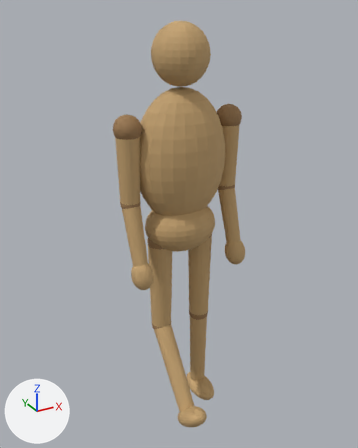
The glTF model assets/models/mannequin.glb as it was, and as the next commit left it.
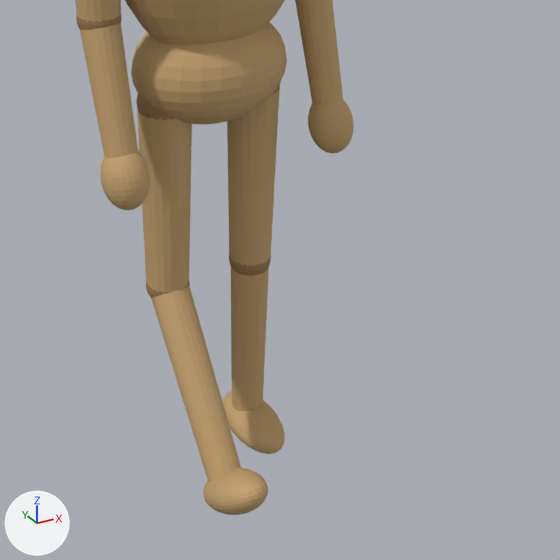
Old and new are each drawn whole from a 50 mm lens placed at (-0.958, -1.729, 1.847), pointed at (0.005, 0.022, 0.971) and again close up on the part from 24% to 94% of the width and 44% to 100% of the height. The lights are fixed; the arrows at lower left show +X, +Y and +Z. The older version's two pictures come first. Both versions are drawn at frame 1 of the action 'Walk_loop'; the numbers are the values there.

The scene before the commit, as lines of its bpy script (objects in view):
```python
me_footr = bpy.data.meshes.new('FootR')
me_footr.from_pydata(...)  # a UV sphere (24 segments, 16 rings, poles along z) spanning x -0.055..0.055, y -0.105..0.105, z -0.042..0.042
me_footr.materials.append(mat_woodbeech)  # brown #c4a26f
me_shinr = bpy.data.meshes.new('ShinR')
me_shinr.from_pydata(...)  # a 20-sided cut cone along z (radius 0.036 at the low end, 0.042 at the high end) spanning x -0.042..0.042, y -0.042..0.042, z -0.4..0.0
me_shinr.materials.append(mat_woodbeech)  # brown #c4a26f
me_thighl = bpy.data.meshes.new('ThighL')
me_thighl.from_pydata(...)  # a 20-sided cut cone along z (radius 0.045 at the low end, 0.054 at the high end) spanning x -0.054..0.054, y -0.054..0.054, z -0.42..0.0
me_thighl.materials.append(mat_woodbeech)  # brown #c4a26f
ob_footr = bpy.data.objects.new('FootR', me_footr)
ob_footr.parent = ob_shinr
ob_footr.location = (0.0, -0.028, -0.43)
ob_shinr = bpy.data.objects.new('ShinR', me_shinr)
ob_shinr.parent = ob_thighr
ob_shinr.location = (0.0, 0.0, -0.42)
ob_shinr.rotation_euler = (-0.663, 0.0, 0.0)  # degrees (-38, 0, 0)
ob_thighl = bpy.data.objects.new('ThighL', me_thighl)
ob_thighl.parent = ob_pelvis
ob_thighl.location = (0.1, 0.0, -0.06)
# also in view: 'ForearmR' at (-0.23, -0.038, 0.993); 'HandR' at (-0.23, -0.093, 0.835); 'HandL' at (0.23, -0.093, 0.835); 'FootL' at (0.1, -0.028, 0.07); 'Pelvis' at (0.0, 0.0, 0.98)
```
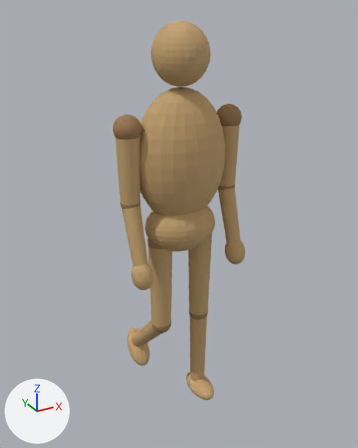
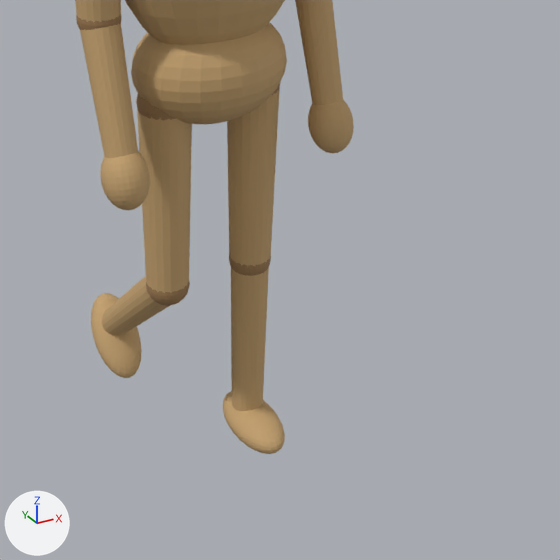
What differs and where, as boxes [x1, y1, x2, y2] in the close-ups (560 x 560 px):
'ShinR', turned
    before: [151, 286, 241, 482]
    after: [101, 276, 169, 336]
'FootR', turned
    before: [203, 468, 268, 515]
    after: [91, 293, 142, 378]

What changed in the scene script:
```text
Change ob_shinr:
    ob_shinr.rotation_euler: (-0.663, 0.0, 0.0) -> (0.785, 0.0, 0.0)  # degrees (-38, 0, 0) -> degrees (45, 0, 0)
```
